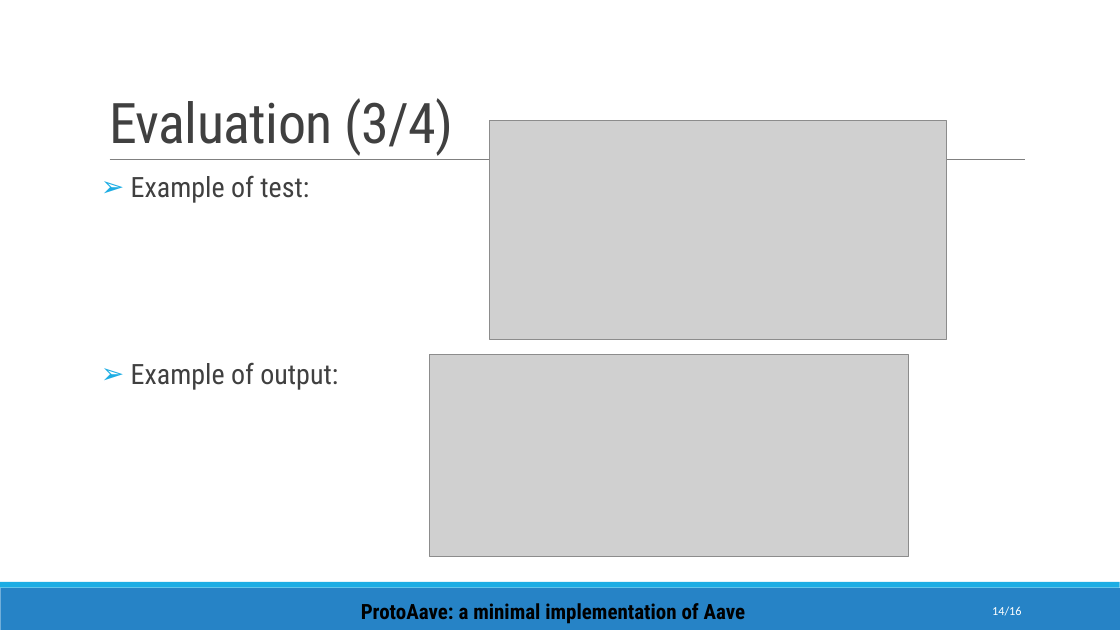
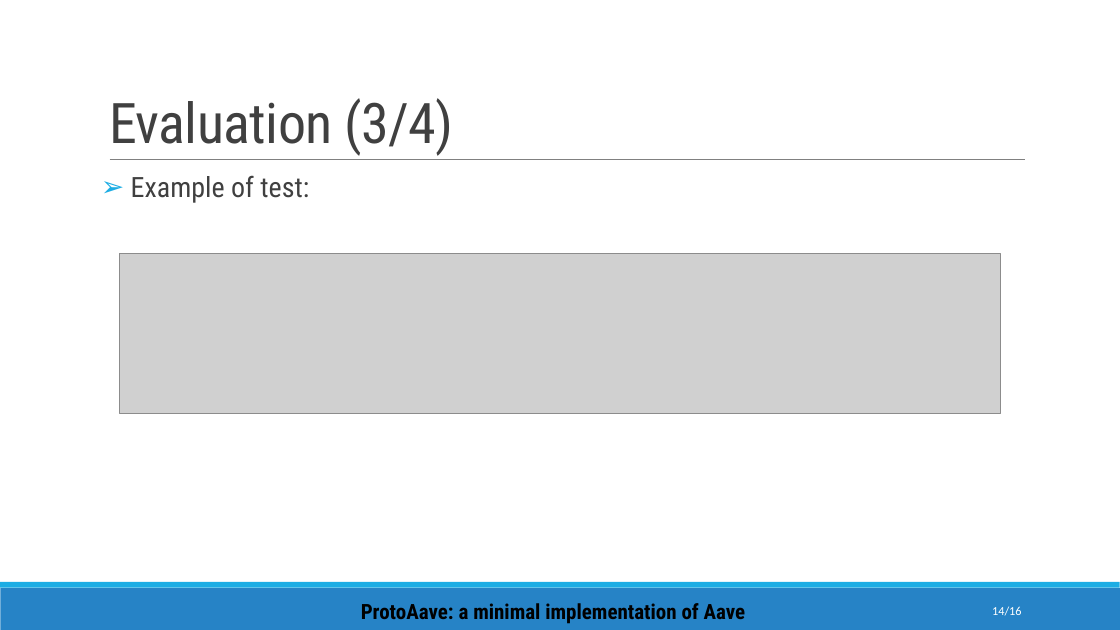
Before and after one commit to enricopiseddu/lendingPool, a slide deck: slide 14 of presentation.pptx. Drawn at 1120x630 pixels with LibreOffice and Linux fonts; fonts in the diff are those of the drawing; grey boxes stand for pictures. Boxes give left, top, right and bottom in pixels: in the first picture for what was removed or moved away, otherwise in the second. Text is boxed around its words. In the diff, an @@ line names an element or a change of style, - is before the commit and + after.

```diff
--- a/presentation.pptx
+++ b/presentation.pptx
@@ picture removed at box(490, 121, 947, 339) @@
@@ picture added at box(119, 254, 1001, 413) @@
@@ picture removed at box(429, 355, 908, 556) @@
@@ text at box(131, 362, 338, 390): paragraph removed @@
-➢ Example of output:
```
Also in this commit, not shown: 5 other slides changed.
